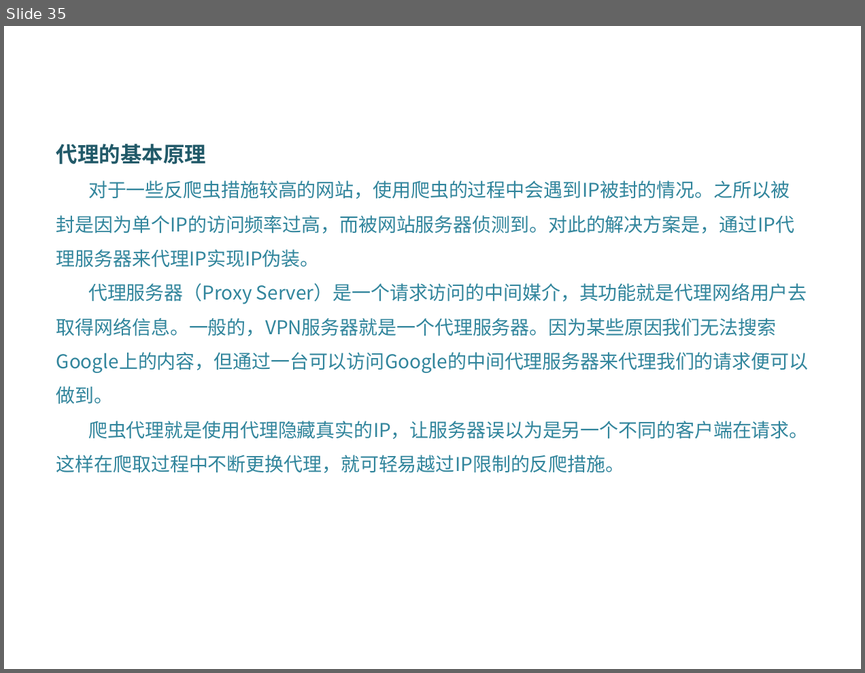
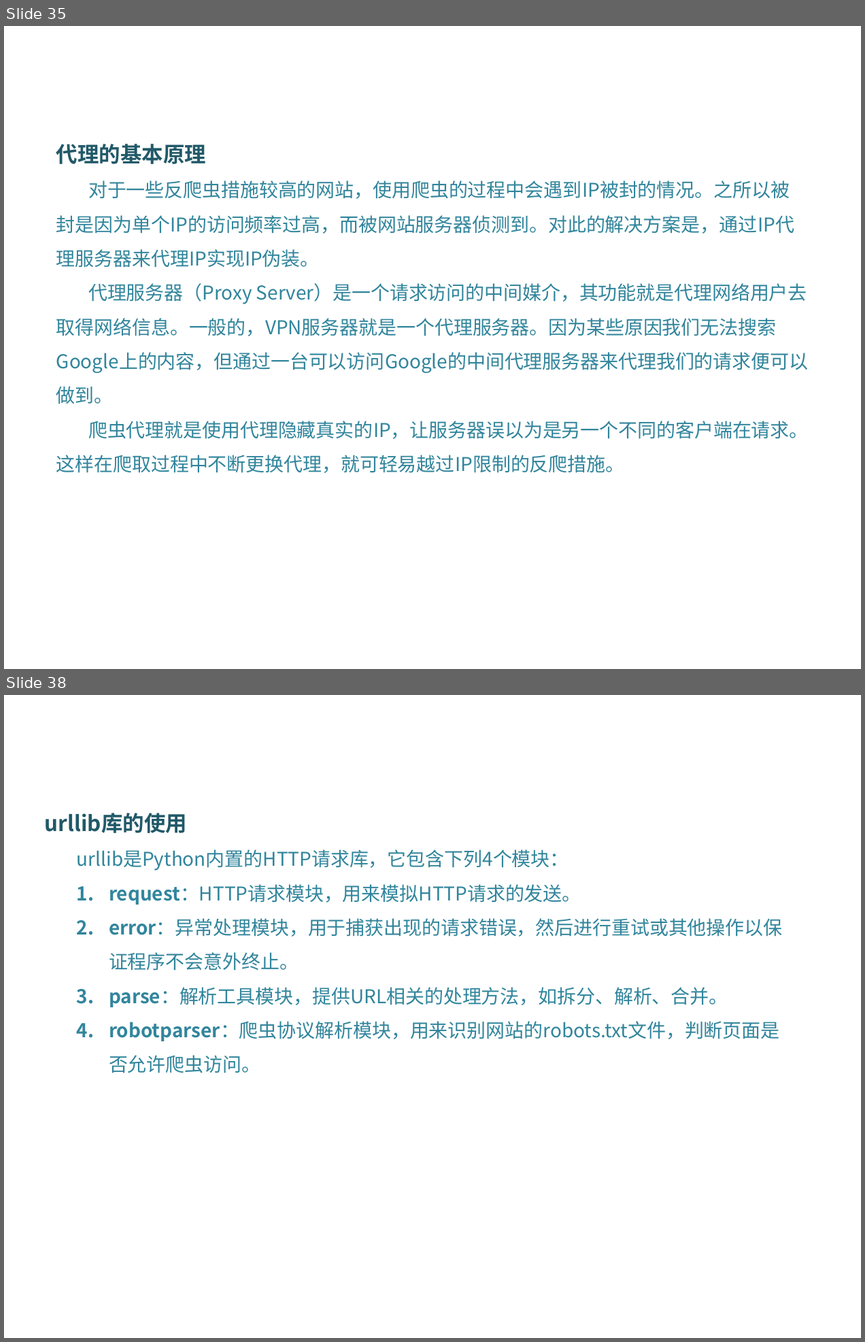
Before and after one commit to DataScienceCoding/Python-Web-Crawler, a slide deck: Python-Web-Crawler.pptx. Shown one above the other, each under a label of ours: slide 35 before the commit, slides 35 and 38 after it; the slides between them are not shown. The pictures are 865x673 and 865x1342 pixels, drawn with LibreOffice and Linux fonts; fonts in the diff are those of the drawing; background and template pictures are left out. Boxes give left, top, right and bottom in pixels: in the first picture for what was removed or moved away, otherwise in the second. Text is boxed around its words. In the diff, an @@ line names an element or a change of style, - is before the commit and + after.

```diff
--- a/Python-Web-Crawler.pptx
+++ b/Python-Web-Crawler.pptx
@@ slide 38 added at (4,695,861,1338), background picture (left out) @@
@@ text added at (45,813,783,1073), 16 pt, text #31859C @@
+urllib库的使用
+urllib是Python内置的HTTP请求库，它包含下列4个模块：
+1. request：HTTP请求模块，用来模拟HTTP请求的发送。
+2. error：异常处理模块，用于捕获出现的请求错误，然后进行重试或其他操作以保证程序不会意外终止。
+3. parse：解析工具模块，提供URL相关的处理方法，如拆分、解析、合并。
+4. robotparser：爬虫协议解析模块，用来识别网站的robots.txt文件，判断页面是否允许爬虫访问。
```
Also in this commit, not shown: 16 other slides added, 7 other files.
